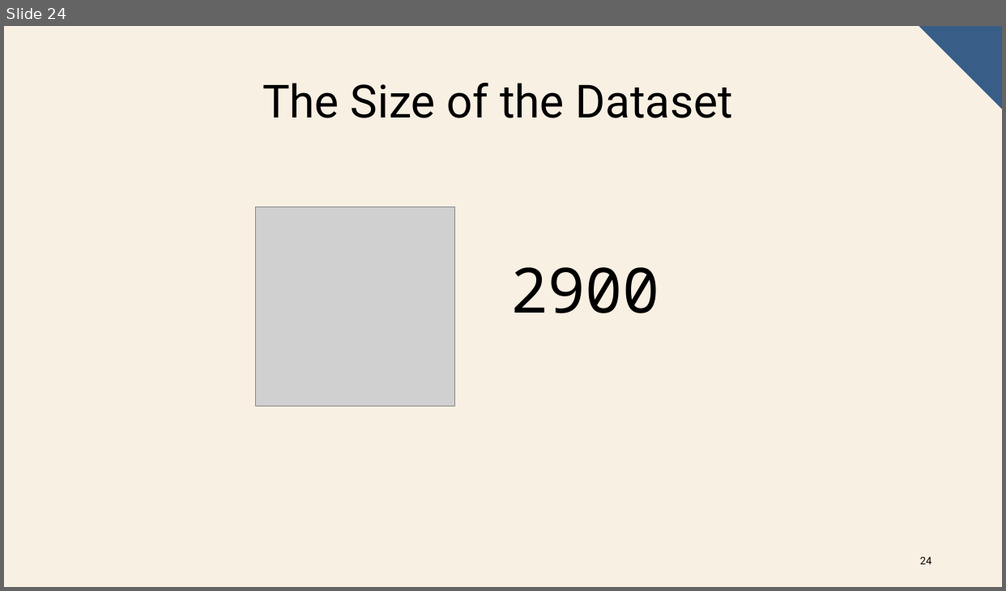
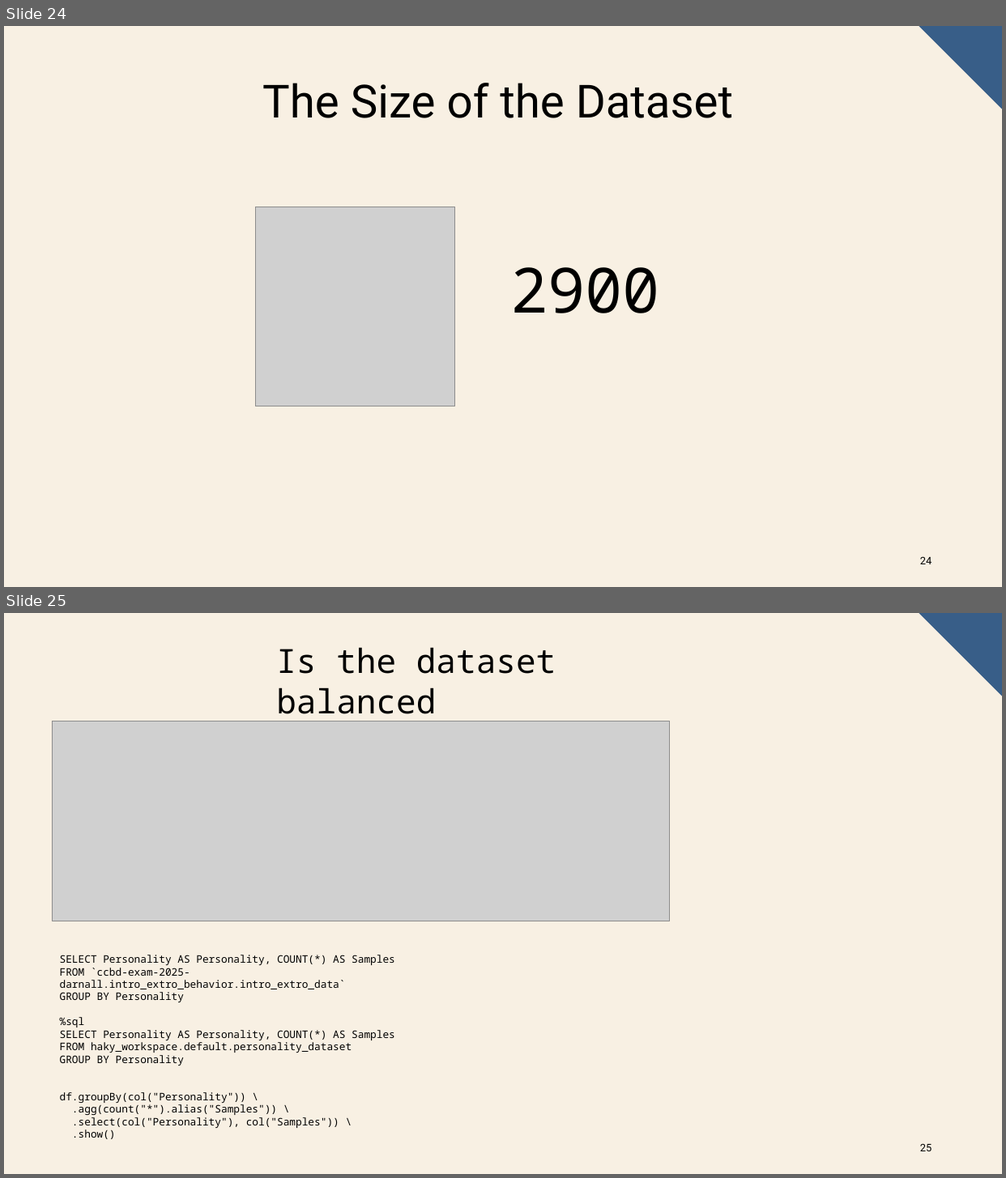
Before and after one commit to AndrewDarnall/Intro-Extro-Scope, a slide deck: docs/ccbd_project_presentation.pptx. Shown one above the other, each under a label of ours: slide 24 before the commit, slides 24 and 25 after it. The pictures are 1006x591 and 1006x1178 pixels, drawn with LibreOffice and Linux fonts; fonts in the diff are those of the drawing; grey boxes stand for pictures. Boxes give left, top, right and bottom in pixels: in the first picture for what was removed or moved away, otherwise in the second. Text is boxed around its words. In the diff, an @@ line names an element or a change of style, - is before the commit and + after.

```diff
--- a/docs/ccbd_project_presentation.pptx
+++ b/docs/ccbd_project_presentation.pptx
@@ slide 25 added at [4, 613, 1002, 1174], background #F8F0E3; not listed: 1 template element that a slide beside it also shows @@
@@ text added at [276, 647, 556, 722], 32 pt, text #000000 @@
+Is the dataset balanced
@@ picture added at [52, 721, 669, 921] @@
@@ text added at [60, 955, 395, 1139], 10 pt, text #000000 @@
+SELECT Personality AS Personality, COUNT(*) AS Samples
+FROM `ccbd-exam-2025-darnall.intro_extro_behavior.intro_extro_data`
+GROUP BY Personality
+%sql
+SELECT Personality AS Personality, COUNT(*) AS Samples
+FROM haky_workspace.default.personality_dataset
+GROUP BY Personality
+df.groupBy(col("Personality")) \
+.agg(count("*").alias("Samples")) \
+.select(col("Personality"), col("Samples")) \
+.show()
@@ page number added at [920, 1144, 931, 1152], 10 pt, text #000000 @@
+25
```
Also in this commit, not shown: 13 other slides added, 1 slide removed, 1 other file.
